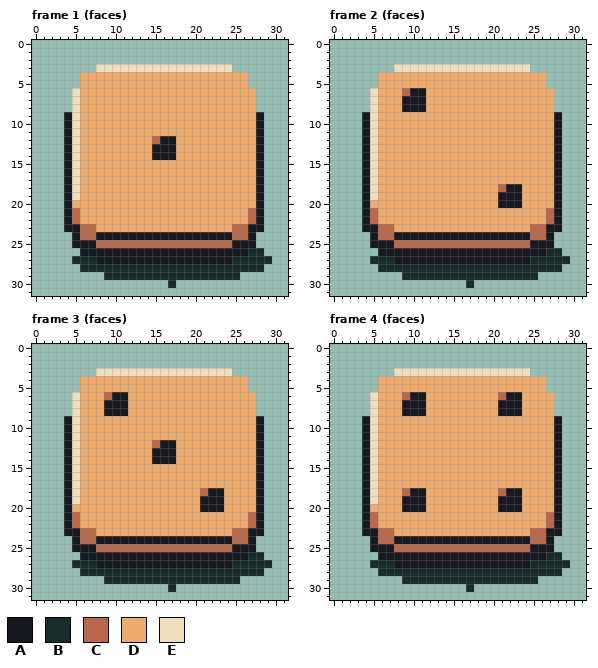
Two states of a pixel-art file, assets/source/aseprite/dice/exploding_d6.aseprite. The picture above was drawn from the file before the commit.
32x32 pixels, 6 frames. Colours within 5 levels of each other are drawn and written as one. Shown: frame 1 (faces), frame 2 (faces), frame 3 (faces), frame 4 (faces). The commit also changed other frames, which this record leaves out.
Palette (. is transparent): A #171921  B #172c2b  C #b9684c  D #eeab6d  E #f0dfbd
Pixels before, frame 1 (faces), first column x 4:
 3 ....EEEEEEEEEEEEEEEEE.....
 4 ..DDDDDDDDDDDDDDDDDDDDD...
 5 ..DDDDDDDDDDDDDDDDDDDDD...
 6 .EDDDDDDDDDDDDDDDDDDDDDD..
 7 .EDDDDDDDDDDDDDDDDDDDDDD..
 8 .EDDDDDDDDDDDDDDDDDDDDDD..
 9 AEDDDDDDDDDDDDDDDDDDDDDDA.
10 AEDDDDDDDDDDDDDDDDDDDDDDA.
11 AEDDDDDDDDDDDDDDDDDDDDDDA.
12 AEDDDDDDDDDCAADDDDDDDDDDA.
13 AEDDDDDDDDDAAADDDDDDDDDDA.
14 AEDDDDDDDDDAAADDDDDDDDDDA.
15 AEDDDDDDDDDDDDDDDDDDDDDDA.
16 AEDDDDDDDDDDDDDDDDDDDDDDA.
17 AEDDDDDDDDDDDDDDDDDDDDDDA.
18 AEDDDDDDDDDDDDDDDDDDDDDDA.
19 AEDDDDDDDDDDDDDDDDDDDDDDA.
20 ADDDDDDDDDDDDDDDDDDDDDDDA.
21 ACDDDDDDDDDDDDDDDDDDDDDCA.
22 ACDDDDDDDDDDDDDDDDDDDDDCA.
23 AACCDDDDDDDDDDDDDDDDDCCAA.
24 .ACCAAAAAAAAAAAAAAAAACCA..
25 .AAACCCCCCCCCCCCCCCCCAAA..
26 ..AAAAAAAAAAAAAAAAAAAAABB.
27 .BBBAAAAAAAAAAAAAAAAABBBBB
28 ..BBBBBBBBBBBBBBBBBBBBBBB.
29 .....BBBBBBBBBBBBBBBBB....
30 .............B............
Pixels before, frame 2 (faces), first column x 4:
 3 ....EEEEEEEEEEEEEEEEE.....
 4 ..DDDDDDDDDDDDDDDDDDDDD...
 5 ..DDDDDDDDDDDDDDDDDDDDD...
 6 .EDDDCAADDDDDDDDDDDDDDDD..
 7 .EDDDAAADDDDDDDDDDDDDDDD..
 8 .EDDDAAADDDDDDDDDDDDDDDD..
 9 AEDDDDDDDDDDDDDDDDDDDDDDA.
10 AEDDDDDDDDDDDDDDDDDDDDDDA.
11 AEDDDDDDDDDDDDDDDDDDDDDDA.
12 AEDDDDDDDDDDDDDDDDDDDDDDA.
13 AEDDDDDDDDDDDDDDDDDDDDDDA.
14 AEDDDDDDDDDDDDDDDDDDDDDDA.
15 AEDDDDDDDDDDDDDDDDDDDDDDA.
16 AEDDDDDDDDDDDDDDDDDDDDDDA.
17 AEDDDDDDDDDDDDDDDDDDDDDDA.
18 AEDDDDDDDDDDDDDDDCAADDDDA.
19 AEDDDDDDDDDDDDDDDAAADDDDA.
20 ADDDDDDDDDDDDDDDDAAADDDDA.
21 ACDDDDDDDDDDDDDDDDDDDDDCA.
22 ACDDDDDDDDDDDDDDDDDDDDDCA.
23 AACCDDDDDDDDDDDDDDDDDCCAA.
24 .ACCAAAAAAAAAAAAAAAAACCA..
25 .AAACCCCCCCCCCCCCCCCCAAA..
26 ..AAAAAAAAAAAAAAAAAAAAABB.
27 .BBBAAAAAAAAAAAAAAAAABBBBB
28 ..BBBBBBBBBBBBBBBBBBBBBBB.
29 .....BBBBBBBBBBBBBBBBB....
30 .............B............
Pixels before, frame 3 (faces), first column x 4:
 3 ....EEEEEEEEEEEEEEEEE.....
 4 ..DDDDDDDDDDDDDDDDDDDDD...
 5 ..DDDDDDDDDDDDDDDDDDDDD...
 6 .EDDDCAADDDDDDDDDDDDDDDD..
 7 .EDDDAAADDDDDDDDDDDDDDDD..
 8 .EDDDAAADDDDDDDDDDDDDDDD..
 9 AEDDDDDDDDDDDDDDDDDDDDDDA.
10 AEDDDDDDDDDDDDDDDDDDDDDDA.
11 AEDDDDDDDDDDDDDDDDDDDDDDA.
12 AEDDDDDDDDDCAADDDDDDDDDDA.
13 AEDDDDDDDDDAAADDDDDDDDDDA.
14 AEDDDDDDDDDAAADDDDDDDDDDA.
15 AEDDDDDDDDDDDDDDDDDDDDDDA.
16 AEDDDDDDDDDDDDDDDDDDDDDDA.
17 AEDDDDDDDDDDDDDDDDDDDDDDA.
18 AEDDDDDDDDDDDDDDDCAADDDDA.
19 AEDDDDDDDDDDDDDDDAAADDDDA.
20 ADDDDDDDDDDDDDDDDAAADDDDA.
21 ACDDDDDDDDDDDDDDDDDDDDDCA.
22 ACDDDDDDDDDDDDDDDDDDDDDCA.
23 AACCDDDDDDDDDDDDDDDDDCCAA.
24 .ACCAAAAAAAAAAAAAAAAACCA..
25 .AAACCCCCCCCCCCCCCCCCAAA..
26 ..AAAAAAAAAAAAAAAAAAAAABB.
27 .BBBAAAAAAAAAAAAAAAAABBBBB
28 ..BBBBBBBBBBBBBBBBBBBBBBB.
29 .....BBBBBBBBBBBBBBBBB....
30 .............B............
Pixels before, frame 4 (faces), first column x 4:
 3 ....EEEEEEEEEEEEEEEEE.....
 4 ..DDDDDDDDDDDDDDDDDDDDD...
 5 ..DDDDDDDDDDDDDDDDDDDDD...
 6 .EDDDCAADDDDDDDDDCAADDDD..
 7 .EDDDAAADDDDDDDDDAAADDDD..
 8 .EDDDAAADDDDDDDDDAAADDDD..
 9 AEDDDDDDDDDDDDDDDDDDDDDDA.
10 AEDDDDDDDDDDDDDDDDDDDDDDA.
11 AEDDDDDDDDDDDDDDDDDDDDDDA.
12 AEDDDDDDDDDDDDDDDDDDDDDDA.
13 AEDDDDDDDDDDDDDDDDDDDDDDA.
14 AEDDDDDDDDDDDDDDDDDDDDDDA.
15 AEDDDDDDDDDDDDDDDDDDDDDDA.
16 AEDDDDDDDDDDDDDDDDDDDDDDA.
17 AEDDDDDDDDDDDDDDDDDDDDDDA.
18 AEDDDCAADDDDDDDDDCAADDDDA.
19 AEDDDAAADDDDDDDDDAAADDDDA.
20 ADDDDAAADDDDDDDDDAAADDDDA.
21 ACDDDDDDDDDDDDDDDDDDDDDCA.
22 ACDDDDDDDDDDDDDDDDDDDDDCA.
23 AACCDDDDDDDDDDDDDDDDDCCAA.
24 .ACCAAAAAAAAAAAAAAAAACCA..
25 .AAACCCCCCCCCCCCCCCCCAAA..
26 ..AAAAAAAAAAAAAAAAAAAAABB.
27 .BBBAAAAAAAAAAAAAAAAABBBBB
28 ..BBBBBBBBBBBBBBBBBBBBBBB.
29 .....BBBBBBBBBBBBBBBBB....
30 .............B............
Once edited:
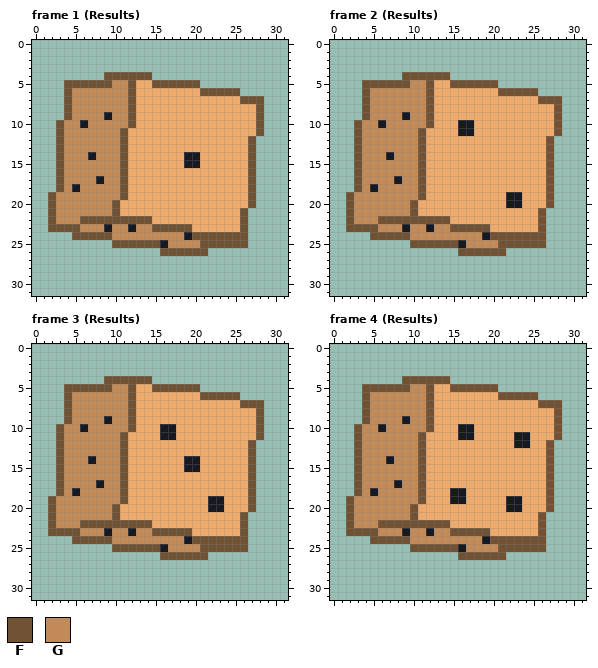
Colours new in this view: F #725234  G #c18a58
Diff:
Changed rows in their new state; - is an unchanged pixel.
Frame 1 (Results):
first column x 2:
 3 ------.................-----
 4 ----...FFFFFF............---
 5 --FFFFFFGGF--FFFFFF......---
 6 --FGGGGGGGF--------FFFFF..--
 7 --FGGGGGGGF-------------FFF-
 8 --FGGGGGGGF---------------F-
 9 --FGGGGAGGF---------------F-
10 -FGGAGGGGGF---------------F-
11 -FGGGGGGGF----------------F-
12 -FGGGGGGGF---DDD---------F.-
13 -FGGGGGGGF---DDD---------F.-
14 -FGGGAGGGF---DDD-AA------F.-
15 -FGGGGGGGF-------AA------F.-
16 -FGGGGGGGF---------------F.-
17 -FGGGGAGGF---------------F.-
18 -FGAGGGGGF---------------F.-
19 FGGGGGGGGF---------------F.-
20 FGGGGGGGF----------------F.-
21 FGGGGGGGF---------------F..-
22 FGGGFFFFFFFFF-----------F..-
23 FFFFGGGAGGAGGFFFFF-----DF..-
24 ---FFFFFGGGGGGGGG-FFFFFFF.--
25 ---.....FFFFFFAGGGGFFFFFF.--
26 ----..........FFFFFF.......-
27 ---.........................
28 ----.......................-
29 -------.................----
30 ---------------.------------
Frame 2 (Results):
first column x 2:
 3 ------.................-----
 4 ----...FFFFFF............---
 5 --FFFFFFGGF--FFFFFF......---
 6 --FGGGGGGGF--------FFFFF..--
 7 --FGGGGGGGF-------------FFF-
 8 --FGGGGGGGF---------------F-
 9 --FGGGGAGGF---------------F-
10 -FGGAGGGGGF---AA----------F-
11 -FGGGGGGGF----AA----------F-
12 -FGGGGGGGF---------------F.-
13 -FGGGGGGGF---------------F.-
14 -FGGGAGGGF---------------F.-
15 -FGGGGGGGF---------------F.-
16 -FGGGGGGGF---------------F.-
17 -FGGGGAGGF---------------F.-
18 -FGAGGGGGF---------DDD---F.-
19 FGGGGGGGGF---------D-----F.-
20 FGGGGGGGF----------D-----F.-
21 FGGGGGGGF---------------F..-
22 FGGGFFFFFFFFF-----------F..-
23 FFFFGGGAGGAGGFFFFF-----DF..-
24 ---FFFFFGGGGGGGGG-FFFFFFF.--
25 ---.....FFFFFFAGGGGFFFFFF.--
26 ----..........FFFFFF.......-
27 ---.........................
28 ----.......................-
29 -------.................----
30 ---------------.------------
Frame 3 (Results):
first column x 2:
 3 ------.................-----
 4 ----...FFFFFF............---
 5 --FFFFFFGGF--FFFFFF......---
 6 --FGGGGGGGF--------FFFFF..--
 7 --FGGGGGGGF-------------FFF-
 8 --FGGGGGGGF---------------F-
 9 --FGGGGAGGF---------------F-
10 -FGGAGGGGGF---AA----------F-
11 -FGGGGGGGF----AA----------F-
12 -FGGGGGGGF---DDD---------F.-
13 -FGGGGGGGF---DDD---------F.-
14 -FGGGAGGGF---DDD-AA------F.-
15 -FGGGGGGGF-------AA------F.-
16 -FGGGGGGGF---------------F.-
17 -FGGGGAGGF---------------F.-
18 -FGAGGGGGF---------DDD---F.-
19 FGGGGGGGGF---------D-----F.-
20 FGGGGGGGF----------D-----F.-
21 FGGGGGGGF---------------F..-
22 FGGGFFFFFFFFF-----------F..-
23 FFFFGGGAGGAGGFFFFF-----DF..-
24 ---FFFFFGGGGGGGGG-FFFFFFF.--
25 ---.....FFFFFFAGGGGFFFFFF.--
26 ----..........FFFFFF.......-
27 ---.........................
28 ----.......................-
29 -------.................----
30 ---------------.------------
Frame 4 (Results):
first column x 2:
 3 ------.................-----
 4 ----...FFFFFF............---
 5 --FFFFFFGGF--FFFFFF......---
 6 --FGGGGGGGF--------FFFFF..--
 7 --FGGGGGGGF--------DDD--FFF-
 8 --FGGGGGGGF--------DDD----F-
 9 --FGGGGAGGF---------------F-
10 -FGGAGGGGGF---AA----------F-
11 -FGGGGGGGF----AA-----AA---F-
12 -FGGGGGGGF-----------AA--F.-
13 -FGGGGGGGF---------------F.-
14 -FGGGAGGGF---------------F.-
15 -FGGGGGGGF---------------F.-
16 -FGGGGGGGF---------------F.-
17 -FGGGGAGGF---------------F.-
18 -FGAGGGGGF---AA----DDD---F.-
19 FGGGGGGGGF---AA----D-----F.-
20 FGGGGGGGFD---------D-----F.-
21 FGGGGGGGF---------------F..-
22 FGGGFFFFFFFFF-----------F..-
23 FFFFGGGAGGAGGFFFFF-----DF..-
24 ---FFFFFGGGGGGGGG-FFFFFFF.--
25 ---.....FFFFFFAGGGGFFFFFF.--
26 ----..........FFFFFF.......-
27 ---.........................
28 ----.......................-
29 -------.................----
30 ---------------.------------
